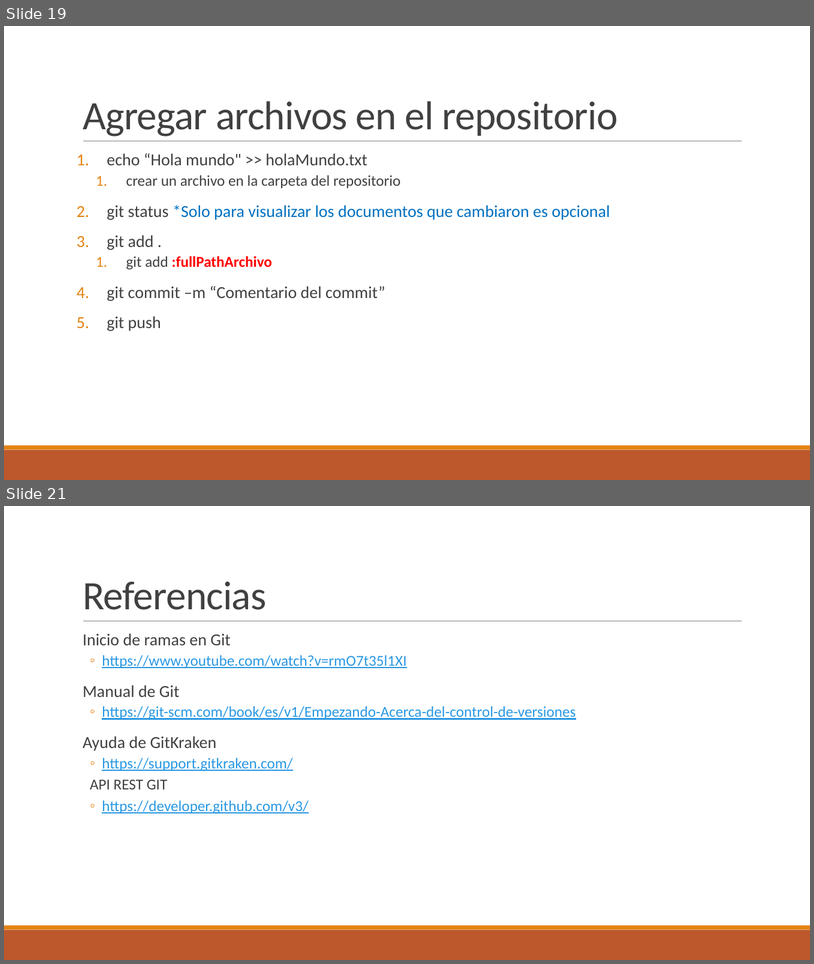
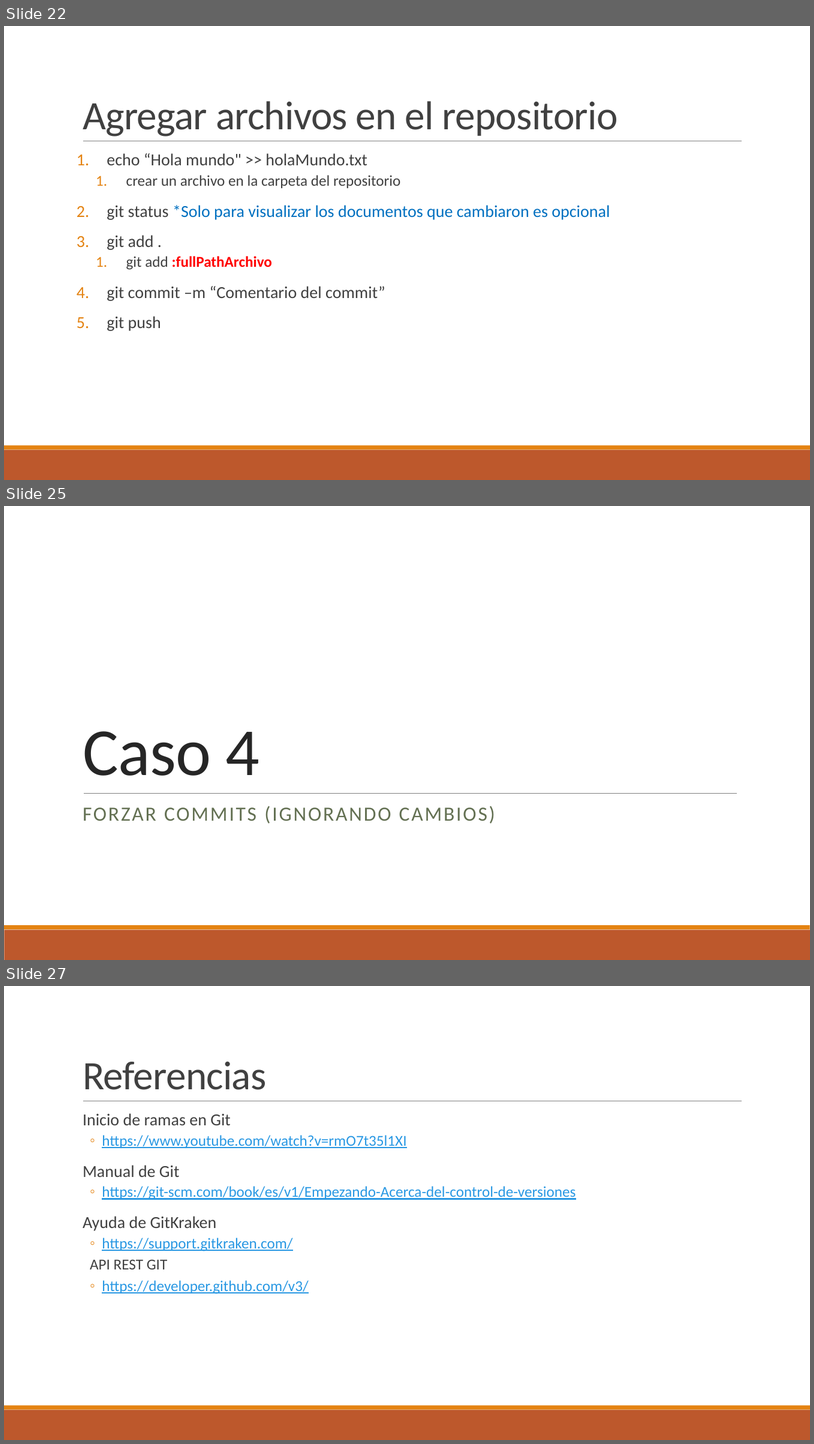
Before and after one commit to DuckHunter213/TutorialGit, a slide deck: Git.pptx. Shown one above the other, each under a label of ours: slides 19 and 21 before the commit, slides 22, 25 and 27 after it; the slides between them are not shown. The pictures are 814x964 and 814x1444 pixels, drawn with LibreOffice and Linux fonts; fonts in the diff are those of the drawing; background and template pictures are left out. Boxes give left, top, right and bottom in pixels: in the first picture for what was removed or moved away, otherwise in the second. Text is boxed around its words. In the diff, an @@ line names an element or a change of style, - is before the commit and + after.

Commit message:
Cambios para el inicio de la presentación

```diff
--- a/Git.pptx
+++ b/Git.pptx
@@ slide 25 added at bbox=[4, 506, 810, 960], background #FFFFFF; not listed: 2 template elements that a slide beside it also shows @@
@@ title added at bbox=[83, 731, 260, 775], 80 pt, text #262626 @@
+Caso 4
@@ line added from (84, 793) to (737, 793), #808080 0.5 pt @@
@@ text added at bbox=[83, 805, 495, 823], 24 pt, text #637052 @@
+FORZAR COMMITS (IGNORANDO CAMBIOS)
@@ what was slide 19 is now slide 22 @@
@@ what was slide 21 is now slide 27 @@
```
Also in this commit, not shown: 1 slide changed, 6 other slides added, 1 slide removed, 6 other files.
